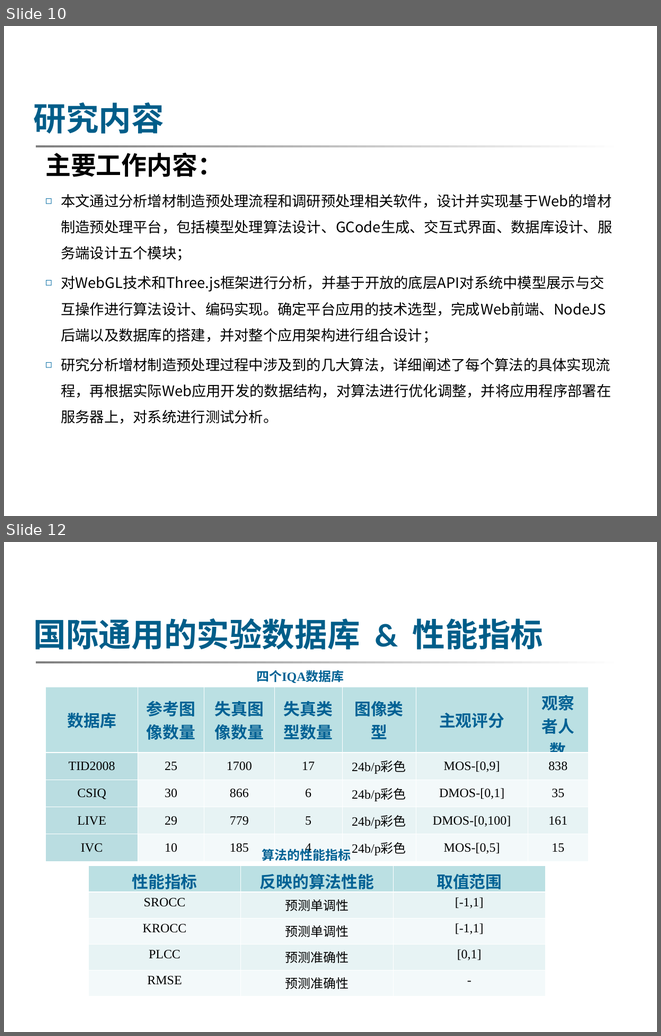
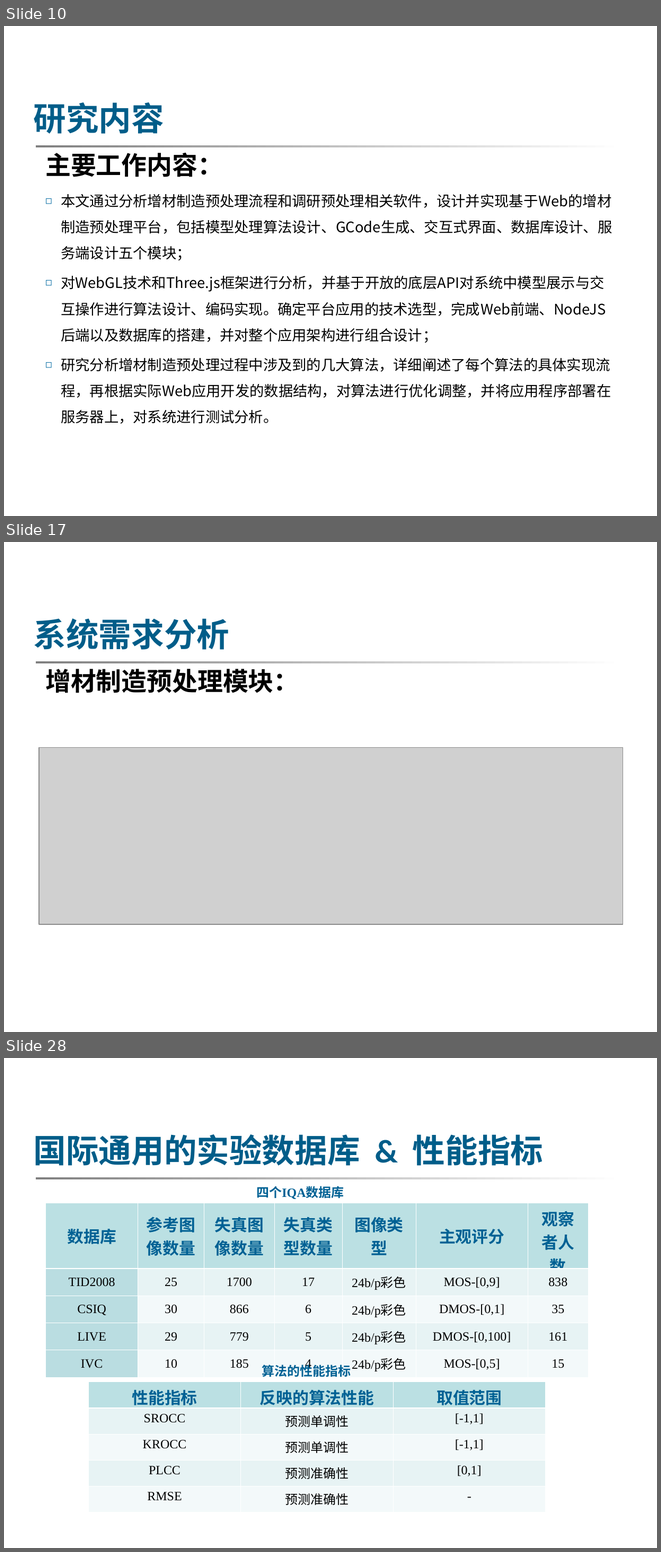
Before and after one commit to WutBottle/2021dissertation, a slide deck: 硕士论文答辩-张鹏.ppt. Shown one above the other, each under a label of ours: slides 10 and 12 before the commit, slides 10, 17 and 28 after it; the slides between them are not shown. The pictures are 661x1036 and 661x1552 pixels, drawn with LibreOffice and Linux fonts; fonts in the diff are those of the drawing; grey boxes stand for pictures; background and template pictures are left out. Boxes give left, top, right and bottom in pixels: in the first picture for what was removed or moved away, otherwise in the second. Text is boxed around its words. In the diff, an @@ line names an element or a change of style, - is before the commit and + after.

```diff
--- a/硕士论文答辩-张鹏.ppt
+++ b/硕士论文答辩-张鹏.ppt
@@ slide 17 added at bbox=[4, 542, 657, 1032], background picture (left out); not listed: 1 template element that a slide beside it also shows @@
@@ text added at bbox=[34, 618, 230, 650], 36 pt, text #005D89, bold @@
+系统需求分析
@@ text added at bbox=[45, 669, 299, 693], 28 pt, text #000000, bold @@
+增材制造预处理模块：
@@ picture added at bbox=[40, 748, 623, 925] @@
@@ what was slide 12 is now slide 28 @@
```
Also in this commit, not shown: 1 slide changed, 15 other slides added, 2 other files.
